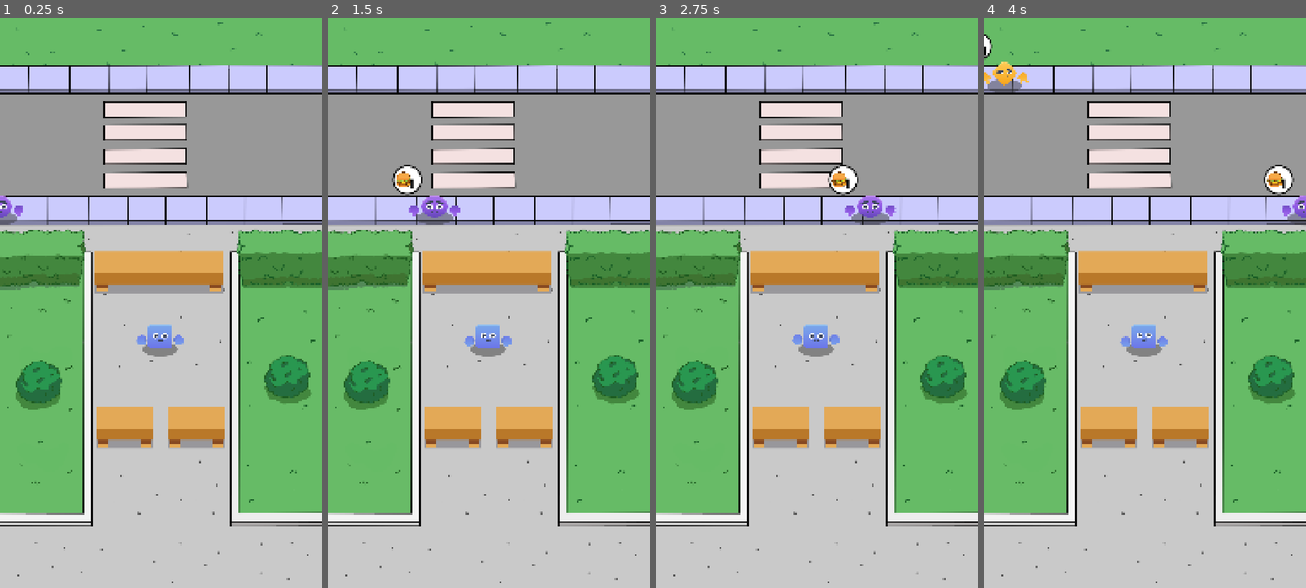
Above: before the commit, frames 1-4 (left to right).
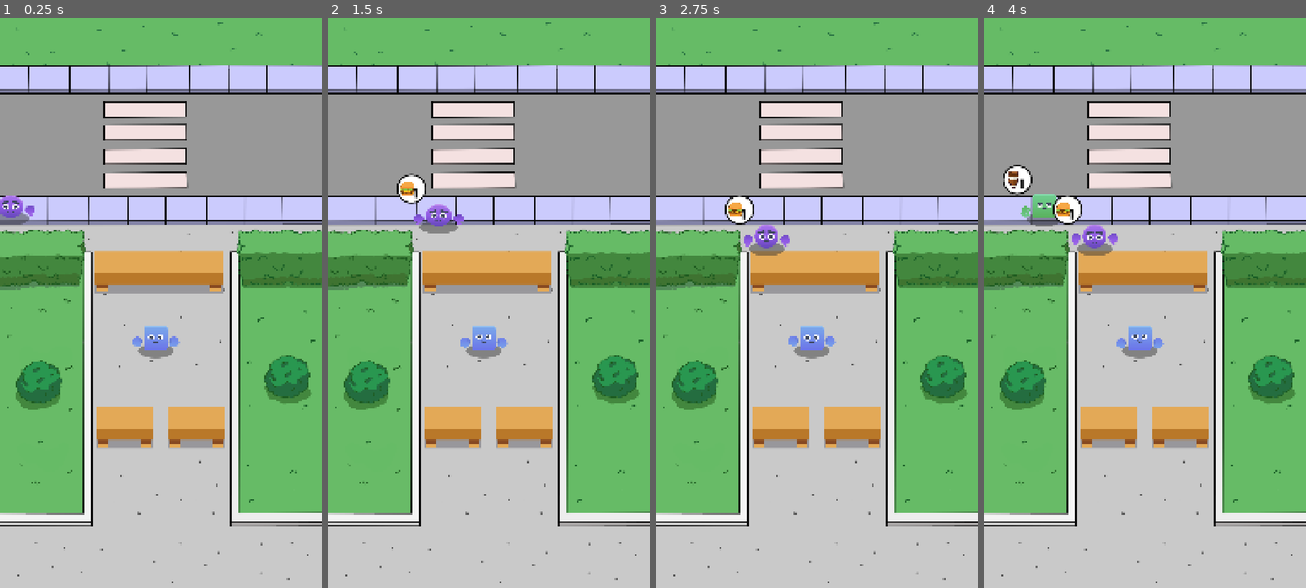
Above: after the commit, the same moments.

Repository: Sergiodevelopersk8/godotcurso2
Game: Godot game, scene res://scenes/Game/game.tscn
The game is run twice, just before and just after one commit, with the same random seed, the same clock (stepped at 60 frames per second) and the same inputs.
Inputs:
- Up to frame 1 (0.25 s): no input
- Up to frame 2 (1.5 s): no input
- Up to frame 3 (2.75 s): no input
- Up to frame 4 (4 s): no input

The runs differ from the first frame. In frame 1, 0.6% of the frame differs, in the area x 0-58%, y 31-60%; in frame 2, 1.5%; in frame 3, 2.1%; in frame 4, 3.1%, in the area x 0-100%, y 2-60%.
Error after the commit: Invalid call. Nonexistent function 'take_order' in base 'Node2D (Cashier)'. (res://scenes/manager/cashier_manager.gd:44)

Commit message:
estoy en el video 70 minuto 14:20

Diff:
--- a/idletycoonclone/autoloads/game_manager.gd
+++ b/idletycoonclone/autoloads/game_manager.gd
@@ -1,5 +1,9 @@
 extends Node
 
+#señal que notifica que un cliente quiere ser atendido
+signal on_customer_request(customer: Customer)
+
+#variable que almacena un item que es hamburguesa y cafe
 @export var coffe : Item
 @export var burger : Item
 
--- a/idletycoonclone/scenes/Game/game.tscn
+++ b/idletycoonclone/scenes/Game/game.tscn
@@ -12,6 +12,8 @@
 [ext_resource type="Resource" uid="uid://c3i83okngynmy" path="res://data/customer_red.tres" id="10_u6w8h"]
 [ext_resource type="Resource" uid="uid://b48ikqreww55s" path="res://data/customer_yellow.tres" id="11_ssgoc"]
 [ext_resource type="PackedScene" uid="uid://wc0q8r5de70" path="res://scenes/customer/customer.tscn" id="12_yvoo5"]
+[ext_resource type="Script" uid="uid://df2np1jm3ynbb" path="res://scenes/manager/cashier_manager.gd" id="13_wg16f"]
+[ext_resource type="Script" uid="uid://045a07cxs2xs" path="res://scenes/manager/counter_manager.gd" id="13_y7cus"]
 
 [node name="Game" type="Node2D"]
 
@@ -34,9 +36,6 @@
 scale = Vector2(0.8, 0.9)
 texture = ExtResource("3_fc1p2")
 
-[node name="Cashier" parent="." instance=ExtResource("4_bfxw3")]
-position = Vector2(536, 1076)
-
 [node name="CustomerManager" type="Node" parent="." node_paths=PackedStringArray("spawn_positions")]
 script = ExtResource("5_7dfdq")
 spawn_positions = [NodePath("TopSpawnerPos"), NodePath("BottomSpawnPos")]
@@ -53,4 +52,29 @@
 wait_time = 3.5
 autostart = true
 
+[node name="CounterManager" type="Node" parent="." node_paths=PackedStringArray("counter_positions")]
+unique_name_in_owner = true
+script = ExtResource("13_y7cus")
+counter_positions = [NodePath("Pos_0"), NodePath("Pos_1"), NodePath("Pos_2"), NodePath("Pos_3")]
+
+[node name="Pos_0" type="Marker2D" parent="CounterManager"]
+position = Vector2(370, 740)
+
+[node name="Pos_1" type="Marker2D" parent="CounterManager"]
+position = Vector2(480, 740)
+
+[node name="Pos_2" type="Marker2D" parent="CounterManager"]
+position = Vector2(590, 740)
+
+[node name="Pos_3" type="Marker2D" parent="CounterManager"]
+position = Vector2(700, 740)
+
+[node name="CashierManager" type="Node" parent="." node_paths=PackedStringArray("spawn_pos")]
+script = ExtResource("13_wg16f")
+cashier_scene = ExtResource("4_bfxw3")
+spawn_pos = NodePath("SpawnPos")
+
+[node name="SpawnPos" type="Marker2D" parent="CashierManager"]
+position = Vector2(521, 1081)
+
 [connection signal="timeout" from="CustomerManager/SpawnTimer" to="CustomerManager" method="_on_spawn_timer_timeout"]
--- a/idletycoonclone/scenes/cashier/cashier.gd
+++ b/idletycoonclone/scenes/cashier/cashier.gd
@@ -6,6 +6,13 @@
 
 #animacion
 @onready var animation_player: AnimationPlayer = $AnimationPlayer
+
+#cliente actual
+var current_customer :Customer
+
+func set_customer(customer):
+	#cliente que se atiende actualmente
+	current_customer = customer
 
 func move_to_customer():
 	#crea un  tween
--- a/idletycoonclone/scenes/customer/customer.gd
+++ b/idletycoonclone/scenes/customer/customer.gd
@@ -16,6 +16,11 @@
 var request_quantity : int
 var current_order_status : int
 
+#posicion por vector2
+var counter_position : Vector2
+
+var being_served : bool
+
 func init_customer(item : Item, quantity : int):
 	request_item = item
 	request_quantity = quantity
@@ -31,6 +36,29 @@
 	hand_left.texture = data.hand
 	hand_right.texture = data.hand
 
+#funcion de mover el customer
+func move_to_counter():
+	#animacion de mover
+	play_move_anim()
+	#guarda la posicion unos pixeles antes del counter
+	var counter_top_pos := Vector2(counter_position.x,position.y)
+	#tween para animar una propiedad y llegar al counter
+	var tween := create_tween()
+	tween.tween_property(self, "position", counter_top_pos, 1.0 )
+	tween.tween_interval(0.2)
+	#lo movemos a la posicion del counter
+	tween.tween_property(self, "position", counter_position, 1.0 )
+	tween.tween_interval(0.5)
+	#finalizamos el tween y usamos la animación de idle
+	tween.finished.connect(func():
+		anim_player.play("idle")
+		#funcion del game manager y su referencia a si mismo
+		GameManager.on_customer_request.emit(self)
+		)
+
+
+
+
 func show_request():
 	item_box.show()
 	item_img.texture = request_item.sprite
--- a/idletycoonclone/scenes/customer/customer.tscn
+++ b/idletycoonclone/scenes/customer/customer.tscn
@@ -28,6 +28,7 @@
 
 [node name="ItemBox" type="Control" parent="." index="2"]
 visible = false
+z_index = 1
 custom_minimum_size = Vector2(100, 100)
 layout_mode = 3
 anchors_preset = 0
--- /dev/null
+++ b/idletycoonclone/scenes/manager/cashier_manager.gd
@@ -0,0 +1,44 @@
+extends Node
+class_name CashierManager
+
+#almacena la referencia de la escena cashier
+@export var cashier_scene: PackedScene
+
+#referencia donde instanciar el cashier
+@export var spawn_pos: Marker2D
+
+#arreglo que guardamos la referencia del cashier
+var cashier_list : Array[Cashier] = []
+
+func _ready():
+	#suscribe a la señal de atender a customer
+	GameManager.on_customer_request.connect(_on_customer_request)
+	add_cashier()
+
+
+#funcion que agrega al array cashier
+func add_cashier():
+	#variable que instancia la escena cashier
+	var new_cashier: Cashier = cashier_scene.instantiate()
+	#agrega el nuevo cashier
+	add_child(new_cashier)
+	#modificamos su posicon para que sea igual a spawn_pos
+	new_cashier.position = spawn_pos.position
+	#accedemos al arreglo y agregamos el new cashier
+	cashier_list.append(new_cashier)
+
+func _on_customer_request(customer : Customer):
+	#obtener un nuevo arreglo apartir del cashier_list
+	var free_cashiers : Array[Cashier] = cashier_list.filter(
+		func(x : Cashier): return x.current_customer == null)
+	#si no hay ningun elemento en el arreglo regresamos
+	if not free_cashiers:
+		return
+	#el cashier randmo atiende
+	var random_cashier: Cashier = free_cashiers.pick_random()
+
+	#verifico si casier random existe
+	if random_cashier:
+		random_cashier.set_customer(customer)
+		#toma la orden
+		random_cashier.take_order()
--- /dev/null
+++ b/idletycoonclone/scenes/manager/counter_manager.gd
@@ -0,0 +1,37 @@
+extends Node
+class_name CounterManager
+
+#creamos un export para almacenar 4 posiciones
+@export var counter_positions: Array[Marker2D]
+
+#creamos un diccionario
+var counter : Dictionary[int, Customer] ={
+	0:null,
+	1:null,
+	2:null,
+	3:null,
+}
+
+#funcion que ve si hay una posición libre en el diccionario
+func get_free_index()-> int:
+	#recorremos los elementos del diccionario
+	for key in counter:
+		#si la posicion esta libre
+		if counter[key]== null:
+			return key
+	#retornamos  -1 cuando no existe una posicion libre
+	return -1
+
+#asignamos el customer
+func assign_customer(customer : Customer):
+	var index := get_free_index()
+
+	if index == -1 :
+		return
+	#agrega la referencia del customer
+	counter[index] = customer
+	#obtenemos la posicion
+	var free_counter_pos: Vector2  = counter_positions[index].position
+	#accedemos al customer a la variable customer_pos
+	#y damos la referencia de la posición
+	customer.counter_position = free_counter_pos
--- a/idletycoonclone/scenes/manager/customer_manager.gd
+++ b/idletycoonclone/scenes/manager/customer_manager.gd
@@ -10,6 +10,10 @@
 
 #instanciar referencia del customer
 @export var customer_scene: PackedScene
+
+#referencia al counter manager
+@onready var counter_manager: CounterManager = %CounterManager
+
 
 func _ready() -> void:
 	spawn_customer()
@@ -26,24 +30,35 @@
 	#accedemos al nuevo cliente que creamos
 	customer.set_sprites(sprite_data)
 
+	#obtenemos un item random y cantidad
 	var random_item: Item = GameManager.get_random_item()
 	var quantity : int = randi_range(1,3)
 	customer.init_customer(random_item,quantity)
 
-	#variable que almacena los customer randoms
-	var random_start_position : Marker2D = spawn_positions.pick_random()
-	#posición de el customer e inicia en loa marker posicionados
-	customer.global_position = random_start_position.position
-	#animacion del customer
-	customer.play_move_anim()
+	#validamos si hay una posicion libre
+	if counter_manager.get_free_index() != -1:
+		#hacemos un spawn a la posicion
+		customer.position = spawn_positions[1].position
+		#se asigna al diccionario del counter
+		counter_manager.assign_customer(customer)
+		#movemos el customer
+		customer.move_to_counter()
+	else:
+		#creamos el customer y lo movemos a la derecha
+		#variable que almacena los customer randoms
+		var random_start_position : Marker2D = spawn_positions.pick_random()
+		#posición de el customer e inicia en loa marker posicionados
+		customer.global_position = random_start_position.position
+		#animacion del customer
+		customer.play_move_anim()
 
-	#permite animar propiedades de nodos
-	var tween := create_tween()
-	#anima al customer
-	tween.tween_property(customer, "position",
-	customer.position + Vector2.RIGHT * 1300, 4.5)
-	#termina la animacion y destruye la instancia del customer
-	tween.finished.connect(func(): customer.queue_free() )
+		#permite animar propiedades de nodos
+		var tween := create_tween()
+		#anima al customer
+		tween.tween_property(customer, "position",
+		customer.position + Vector2.RIGHT * 1300, 4.5)
+		#termina la animacion y destruye la instancia del customer
+		tween.finished.connect(func(): customer.queue_free() )
 
 
 
Not shown: 1 places in idletycoonclone/scenes/Game/game.tscn that only renumber resources
Not shown, added: idletycoonclone/scenes/manager/cashier_manager.gd.uid
Not shown, added: idletycoonclone/scenes/manager/counter_manager.gd.uid
